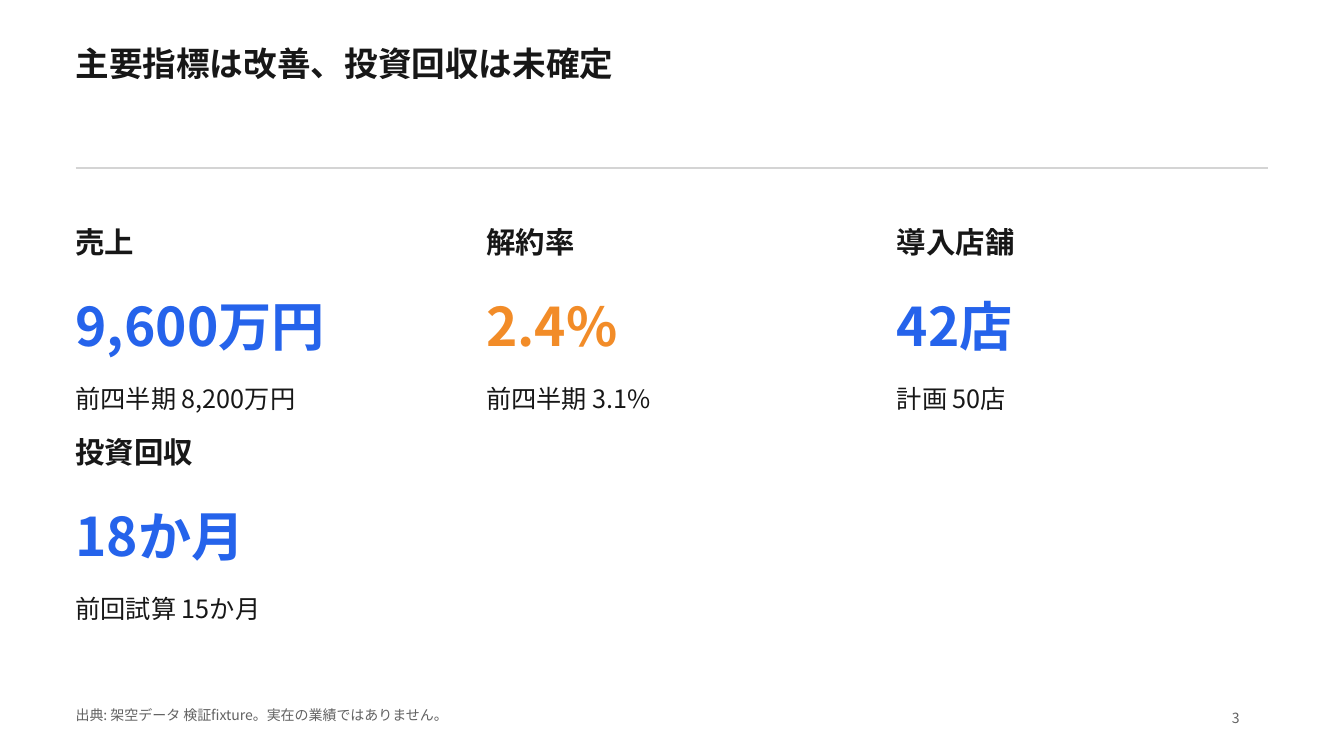
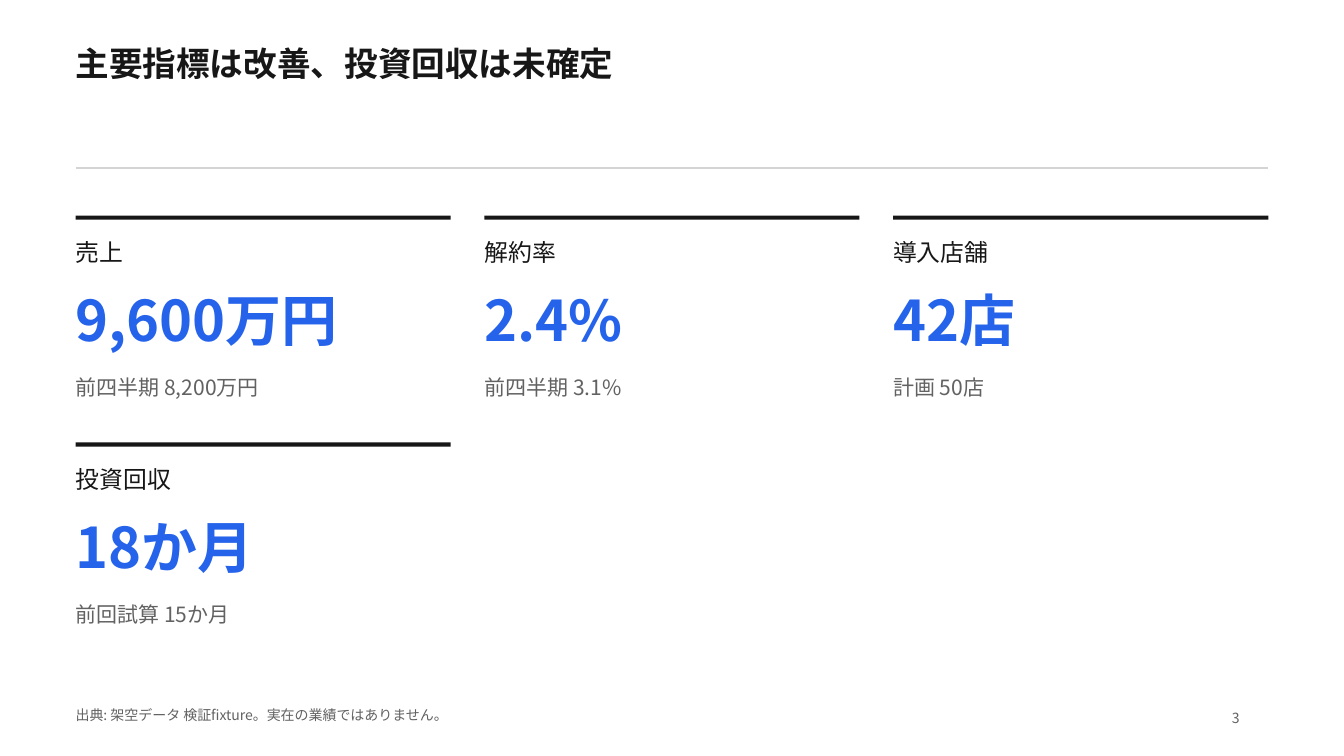
Before and after one commit to Skyjoy0512/Memora-iOS, a slide deck: slide 3 of docs/presentation-integration/scenarios/A/A.pptx. Drawn at 1344x756 pixels with LibreOffice and Linux fonts; fonts in the diff are those of the drawing. Boxes give left, top, right and bottom in pixels: in the first picture for what was removed or moved away, otherwise in the second. Text is boxed around its words. In the diff, an @@ line names an element or a change of style, - is before the commit and + after.

```diff
--- a/docs/presentation-integration/scenarios/A/A.pptx
+++ b/docs/presentation-integration/scenarios/A/A.pptx
@@ text "売上": place and size @@
-text "売上" at <box>76,228,135,256</box>
+text "売上" at <box>76,241,124,263</box>
@@ rectangle added at <box>76,216,451,220</box>, fill #171717 @@
@@ text "解約率": place and size @@
-text "解約率" at <box>486,228,574,256</box>
+text "解約率" at <box>484,241,555,263</box>
@@ rectangle added at <box>485,216,860,220</box>, fill #171717 @@
@@ text "導入店舗": place and size @@
-text "導入店舗" at <box>897,228,1015,256</box>
+text "導入店舗" at <box>893,241,988,263</box>
@@ rectangle added at <box>893,216,1268,220</box>, fill #171717 @@
@@ text "9,600万円": place and size @@
-text "9,600万円" at <box>76,304,325,357</box>
+text "9,600万円" at <box>76,297,338,353</box>
@@ text "2.4%": place and size @@
-text "2.4%" at <box>486,306,617,347</box>
+text "2.4%" at <box>484,298,622,342</box>
@@ text "2.4%" at <box>484,298,622,342</box>: size 38 to 40 pt, text colour #F28C28 to #2563EB; line spacing 49.4pt to 52pt @@
@@ size 38 to 40 pt; line spacing 49.4pt to 52pt in 3 elements at <box>76,523,254,573</box>, <box>76,297,338,353</box>, <box>893,293,1015,346</box> @@
@@ text "42店": place and size @@
-text "42店" at <box>897,300,1013,351</box>
+text "42店" at <box>893,293,1015,346</box>
@@ text "前四半期 8,200万円": place and size @@
-text "前四半期 8,200万円" at <box>76,386,295,413</box>
+text "前四半期 8,200万円" at <box>76,377,258,399</box>
@@ text "前四半期 3.1%": place and size @@
-text "前四半期 3.1%" at <box>486,386,651,410</box>
+text "前四半期 3.1%" at <box>484,377,621,397</box>
@@ size 18 to 15 pt, text colour #171717 to #626262; line spacing 23.4pt to 19.5pt in 4 elements at <box>76,604,229,624</box>, <box>484,377,621,397</box>, <box>76,377,258,399</box>, <box>893,377,984,397</box> @@
@@ text "計画 50店": place and size @@
-text "計画 50店" at <box>897,387,1006,410</box>
+text "計画 50店" at <box>893,377,984,397</box>
@@ rectangle added at <box>76,443,451,447</box>, fill #171717 @@
@@ size 21 to 17 pt, bold off; line spacing 27.3pt to 22.1pt in 4 elements at <box>484,241,555,263</box>, <box>76,241,124,263</box>, <box>893,241,988,263</box>, <box>76,468,171,490</box> @@
@@ text "投資回収": place and size @@
-text "投資回収" at <box>76,438,194,466</box>
+text "投資回収" at <box>76,468,171,490</box>
@@ text "18か月": place and size @@
-text "18か月" at <box>76,513,245,561</box>
+text "18か月" at <box>76,523,254,573</box>
@@ text "前回試算 15か月": place and size @@
-text "前回試算 15か月" at <box>76,597,260,620</box>
+text "前回試算 15か月" at <box>76,604,229,624</box>
```
Also in this commit, not shown: 13 other files.
